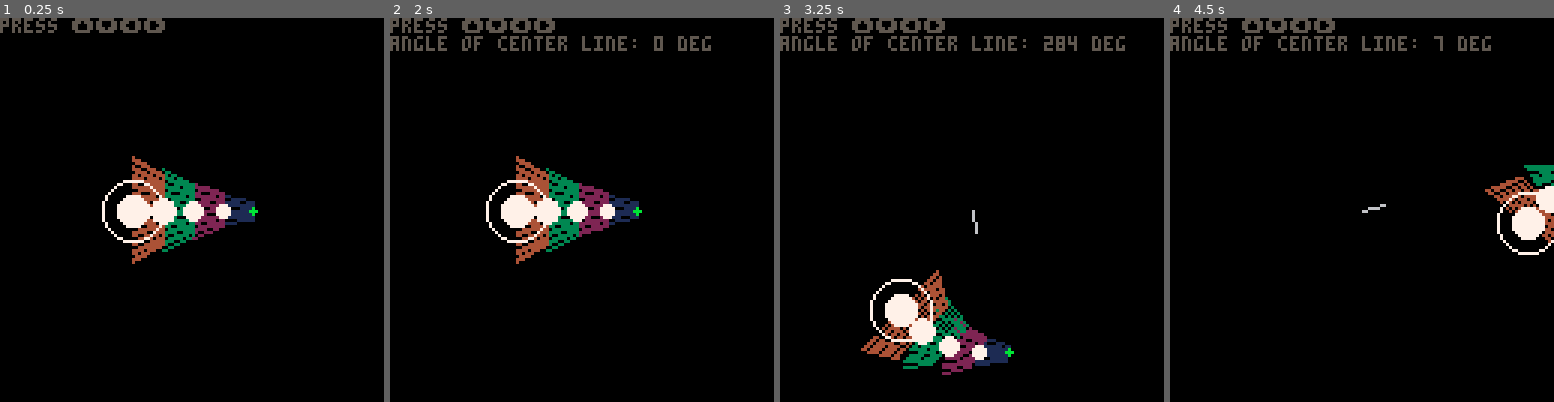
Above: before the commit, frames 1-4 (left to right).
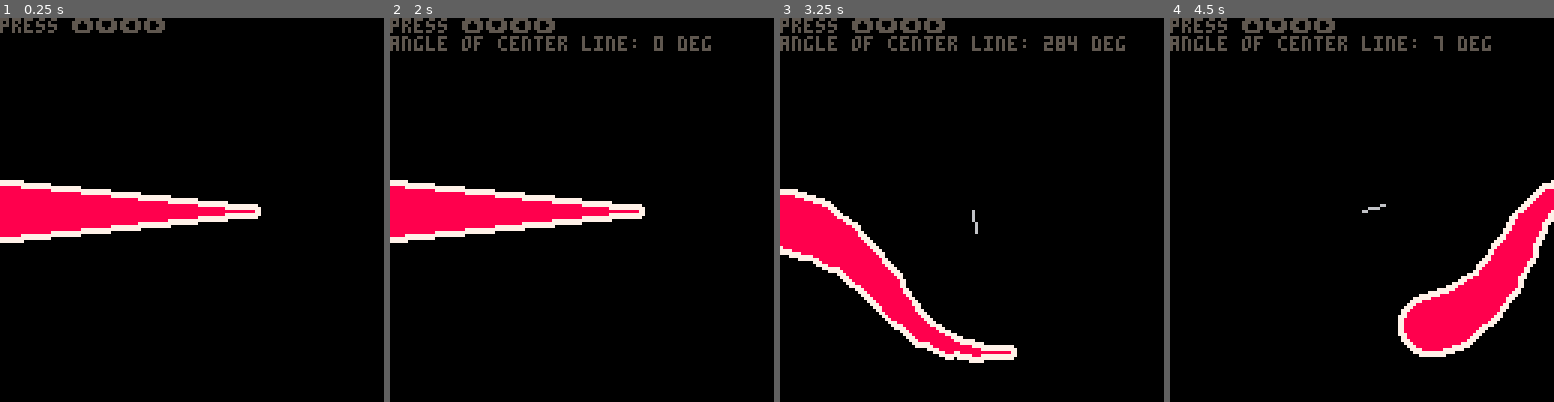
Above: after the commit, the same moments.

Repository: vila6/pico-8-projects
Game: PICO-8 cartridge procanim.p8
Two runs of this game, one before a commit and one after it. Both use one fixed random seed, a clock stepped at 60 frames per second and the inputs below.
Inputs:
- Up to frame 1 (0.25 s): no input
- Up to frame 2 (2 s): hold Left from 1.97 s (still down)
- Up to frame 3 (3.25 s): release Left at 2.37 s; hold Down 2.42-2.82 s; hold Right from 2.87 s (still down)
- Up to frame 4 (4.5 s): release Right at 3.53 s; hold Up 3.58-4.08 s; hold Right from 4.13 s (still down)

The runs differ from the first frame. In frame 1, 8.8% of the frame differs, in the area x 0-68%, y 35-65%; in frame 2, 8.5%; in frame 3, 9.6%, in the area x 0-62%, y 44-93%; in frame 4, 8.0%.

Commit message:
Update procanim.p8

Diff:
--- a/procanim.p8
+++ b/procanim.p8
@@ -68,7 +68,7 @@
 local moved = false
 
 function _init()
-	for i=1,5 do
+	for i=1,10 do
 		add(rope, v_add(
 			v_center,
 			vector(-(i-3)*segdist,0)))
@@ -109,14 +109,15 @@
 end
 
 function calculate_perps()
-   for i=1,5 do
-	   	local j = i < 5 and i+1 or i-1
+   for i=1,#rope do
+	   	local j = i < #rope and i+1 or i-1
 					local uwu = v_perp(v_dir(rope[i],rope[j]))
 					local nuwu = v_neg(uwu)
-					lefts[i] = i<5 and nuwu or uwu
-				 rights[i] = i<5 and uwu or nuwu
+					lefts[i] = i<#rope and nuwu or uwu
+				 rights[i] = i<#rope and uwu or nuwu
 			end
 end
+
 function _draw()
 	cls()
 
@@ -135,36 +136,54 @@
 	line(c.x, c.y, b.x, b.y, 6)
 
 	for i,a in ipairs(rope) do
-		local c = i==1 and 11 or 7
 		local b = rope[i+1]
 
 		if b then
-			line(a.x, a.y, b.x, b.y, c)
-			local r = rights[i+1]
-			local l = lefts[i+1]
-			local rt = rights[i]
-			local lt = lefts[i]
-
-			for j=0,i*3 do
-			 local pr = v_add(a,v_scale(r,j))
-			 local pl = v_add(a,v_scale(l,j))
-			 local prt = v_add(b,v_scale(rt,j*1.5))
-			 local plt = v_add(b,v_scale(lt,j*1.5))
-				line(pr.x,pr.y,prt.x,prt.y, i)
-				line(pl.x,pl.y,plt.x,plt.y,i)
-			end
-	end
-	 circ(rope[5].x, rope[5].y, widths[5]*2, c)
-		circfill(a.x, a.y, widths[i], c)
-	end
-
+			drawplayer(7,2)
+			drawplayer(8,0)
+		 --circ(rope[#rope].x, rope[#rope].y, [#rope]*2, c)
+			--circfill(a.x, a.y, widths[i], c)
+		end
+	end
 	local a =
-		flr(v_angle(d)%1*360).." deg"
+	flr(v_angle(d)%1*360).." deg"
 
 	?"press ⬆️⬇️⬅️➡️", 5
 	if moved then
 		?"angle of center line: "..a
-	end
+
+	end
+end
+
+function drawplayer(c, w)
+	for i,a in ipairs(rope) do
+		local b = rope[i+1]
+
+		if b then
+			thiccline(a.x, a.y, b.x, b.y,widths[i]+w,widths[i]+w,c)
+		end
+	end
+end
+-->8
+function thiccline(_x1,_y1,_x2,_y2,_r1,_r2,_c)
+ local _xd=_x2-_x1
+ local _yd=_y2-_y1
+
+ if abs(_xd)>abs(_yd) then
+  for _x=_x1,_x2,sgn(_xd) do
+   local _t=(_x-_x1)/(_x2-_x1)
+   local _y=_y1+(_y2-_y1)*_t
+   local _r=_r1+(_r2-_r1)*_t-rnd()
+   circfill(_x,_y,_r,_c)
+  end
+ else
+  for _y=_y1,_y2,sgn(_yd) do
+   local _t=(_y-_y1)/(_y2-_y1)
+   local _x=_x1+(_x2-_x1)*_t
+   local _r=_r1+(_r2-_r1)*_t-rnd()
+   circfill(_x,_y,_r,_c)
+  end
+ end
 end
 __gfx__
 00000000000000000000000000000000000000000000000000000000000000000000000000000000000000000000000000000000000000000000000000000000
